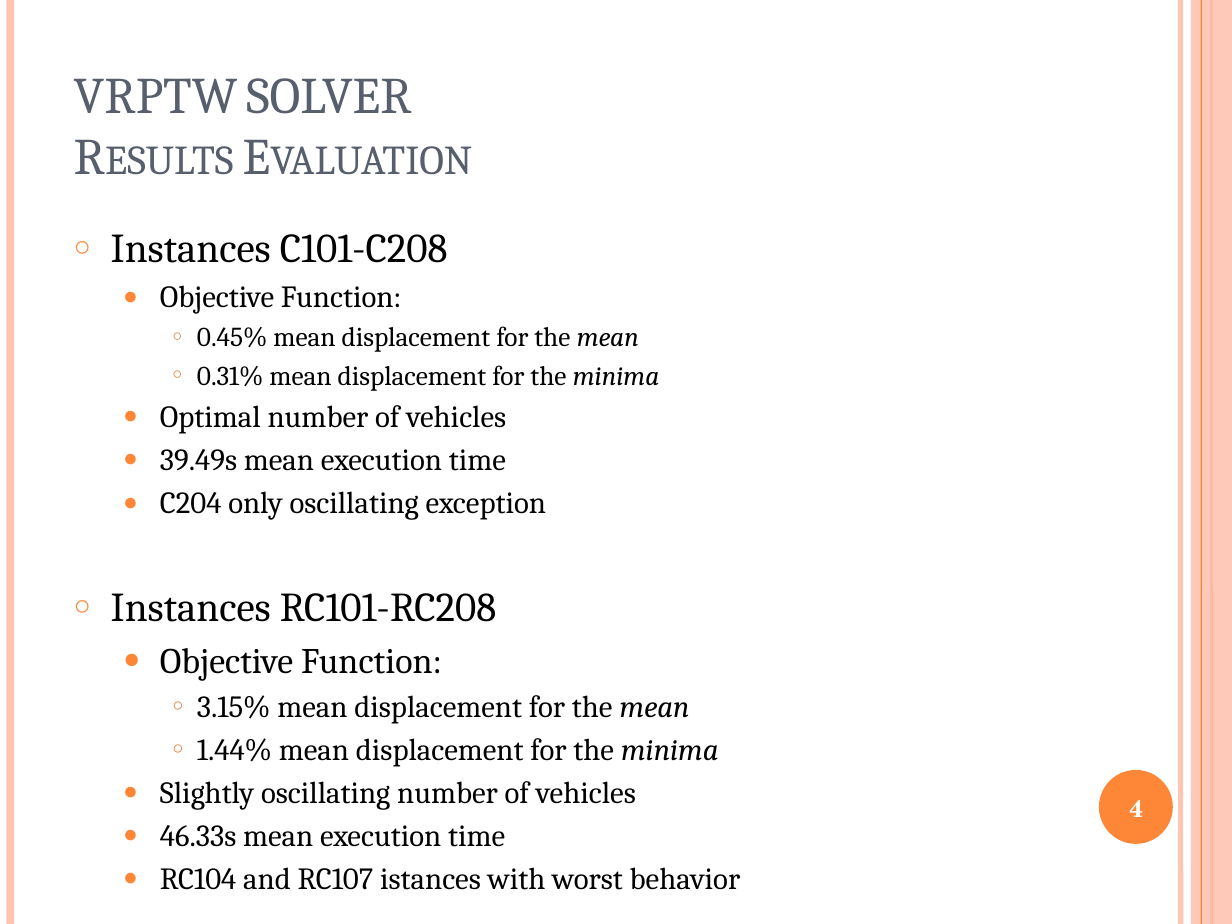
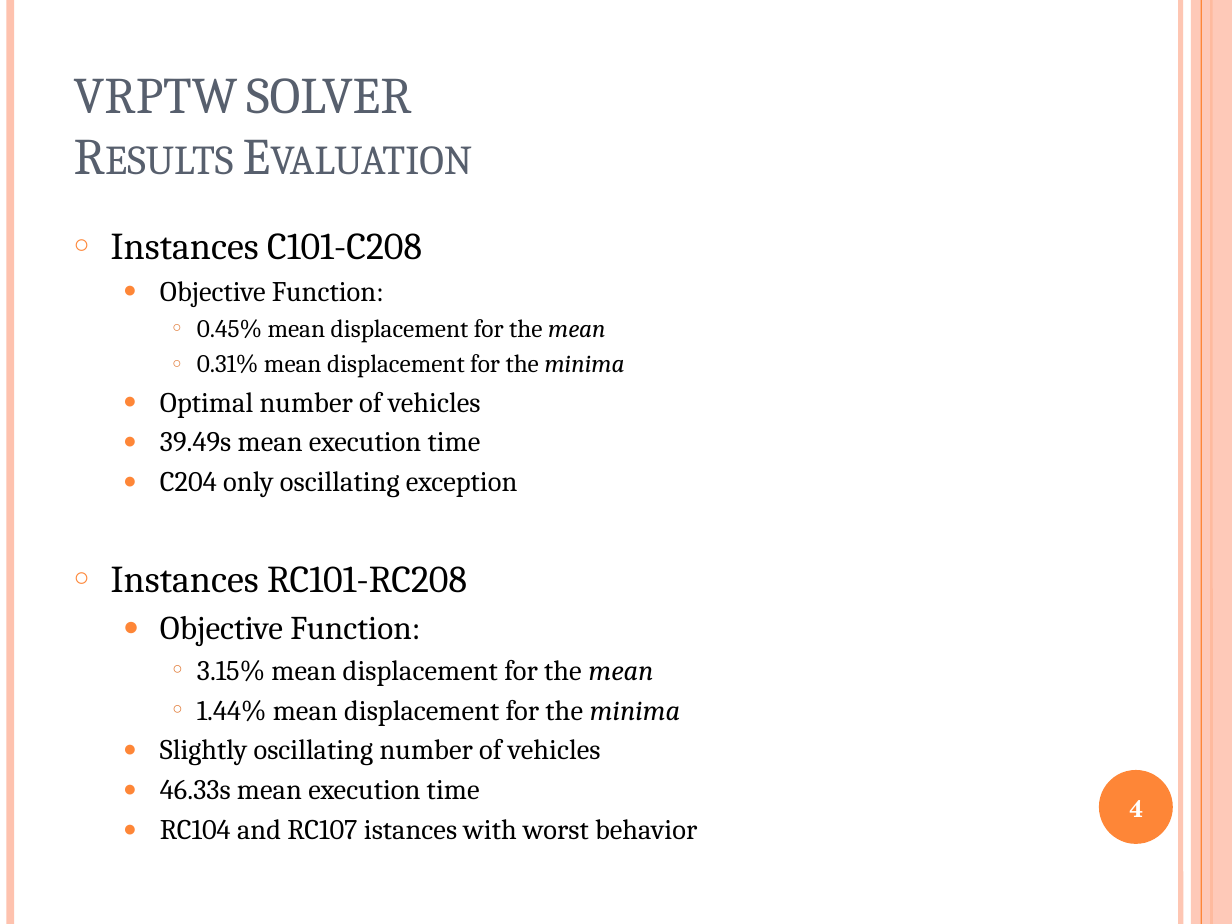
Before and after one commit to 4binary1/OMA-1516---Group-21, a slide deck: slide 4 of Group_21 (Complete).pptx. Drawn at 1232x924 pixels with LibreOffice and Linux fonts; fonts in the diff are those of the drawing. Boxes give left, top, right and bottom in pixels: in the first picture for what was removed or moved away, otherwise in the second. Text is boxed around its words. In the diff, an @@ line names an element or a change of style, - is before the commit and + after.

```diff
--- a/Group_21 (Complete).pptx
+++ b/Group_21 (Complete).pptx
@@ text "Instances C101-C208" at bbox=[111, 233, 697, 840]: size 24 to 22.2 pt in "Instances C101-C208", "Instances RC101-RC208"; size 18 to 16.6 pt in "Objective Function:", "Optimal number of vehicles", "39.49s mean execution time", "C204 only oscillating exception" and 5 more places; size 16 to 14.8 pt in "0.45% mean displacement for the mean", "0.31% mean displacement for the minima"; size 21 to 19.4 pt in "Objective Function:" @@
```
Also in this commit, not shown: 2 other slides changed.
